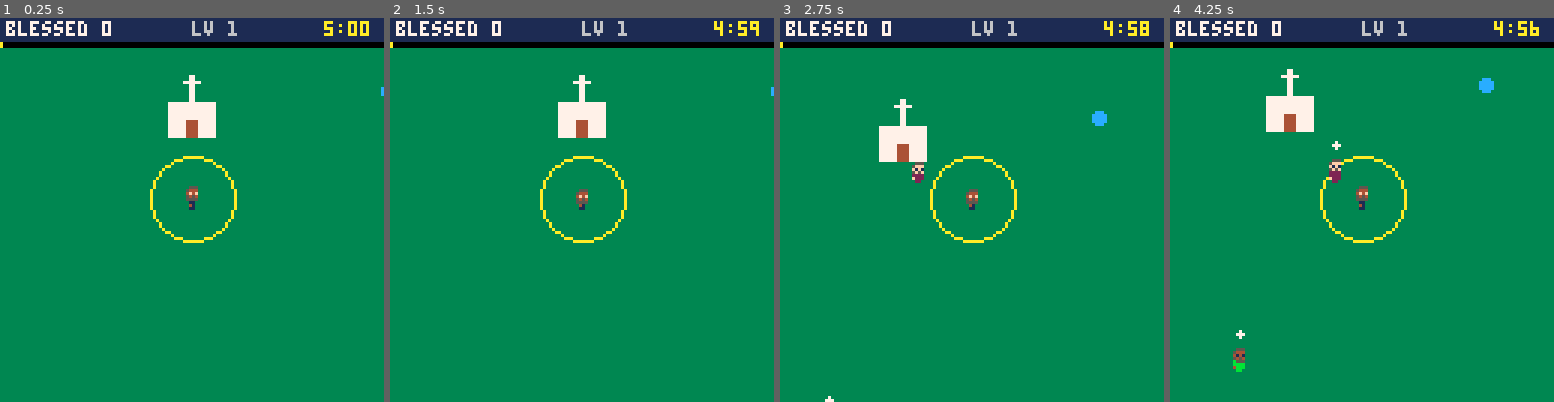
Above: before the commit, frames 1-4 (left to right).
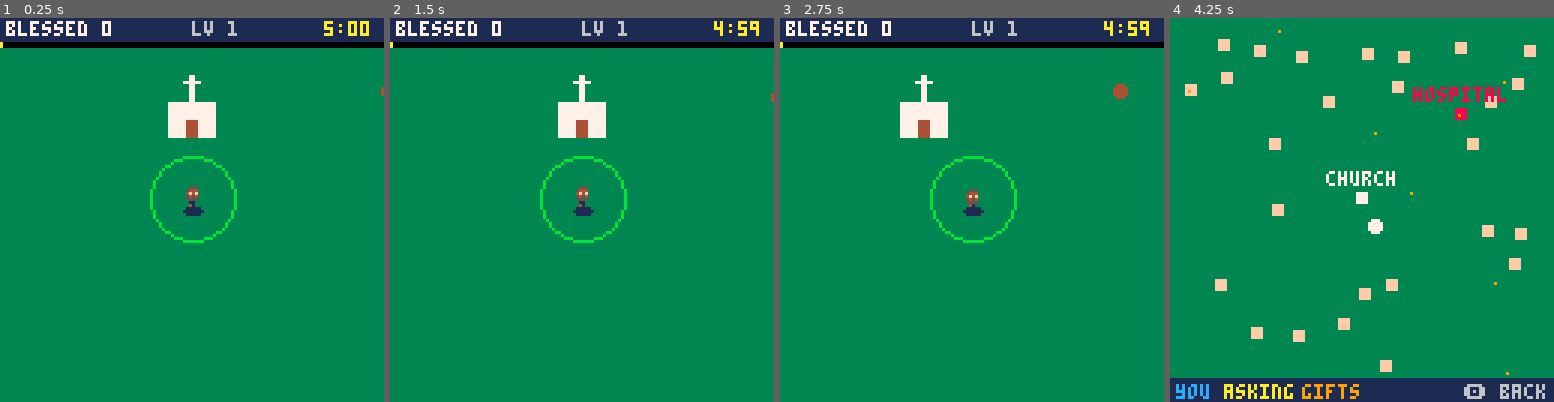
Above: after the commit, the same moments.

Repository: shalone86/sdcourses
Game: PICO-8 cartridge game/blessed.p8
Two runs of this game, one before a commit and one after it. Both use one fixed random seed, a clock stepped at 60 frames per second and the inputs below.
Inputs:
- Up to frame 1 (0.25 s): no input
- Up to frame 2 (1.5 s): tap X (X key) at 0.33, 1.07 s; tap O (Z key) at 0.7 s
- Up to frame 3 (2.75 s): hold Right 1.6-2.1 s; tap O (Z key) at 1.7, 2.1, 2.5 s; tap X (X key) at 1.85 s; hold Up 2.15-2.42 s; hold Right from 2.47 s (still down)
- Up to frame 4 (4.25 s): tap O (Z key) every 0.4 s from 2.9 to 4.1 s; tap X (X key) at 2.97, 4.08 s; release Right at 3.03 s; hold Left 3.08-3.58 s; hold Down 3.63-3.97 s; hold Right from 4.02 s (still down)

The runs differ from the first frame. In frame 1, 0.6% of the frame differs, in the area x 39-100%, y 17-59%; in frame 2, 0.7%; in frame 3, 3.1%; in frame 4, 20%, in the area x 0-100%, y 0-100%.

Commit message:
Blessed!: kinds of people, missed costs time, deacons at church, town map, helpers stay on screen
Walkers come to you; others wait at home (a house blessing takes several),
walk to the church (more with a bigger church; it can't bless by itself),
or wait at the hospital once you're chaplain. Each one missed takes 5 s
off the day. Deacons bless churchgoers at the church. The bishop's
priests bless or pick up grace one at a time and stay on screen;
hospital priests (bishop + chaplain) stay at the hospital. Water
splashes with each blessing. Z opens a map of the town; arrows at the
screen edge point to who waits off screen.

Co-Authored-By: Claude Opus 5.5 <noreply@anthropic.com>
Claude-Session: https://claude.ai/code/session_014A5HNbCtgPJAi8nNk3cpQw

Diff:
--- a/game/blessed.p8
+++ b/game/blessed.p8
@@ -4,7 +4,8 @@
 -- blessed! a priest survivors game
 -- arrows walk. you bless anyone
 -- near you on your own.
--- level up / gift box: left/right
+-- z (the o button): town map.
+-- level up / gift box: arrows
 -- choose, x or z take it.
 
 -- sprite slots: game/sprites.json
@@ -23,6 +24,10 @@
 
 world=512   -- town size in pixels
 day_len=300 -- seconds in a day
+miss_cost=5 -- seconds lost for
+            -- each person missed
+church_x,church_y=248,232
+hosp_x,hosp_y=380,120
 
 -- @parts (npm run pico8 writes this from game/sprites.json)
 parts={[1]="clothes",[4]="skin",[5]="hair",[15]="eyes"}
@@ -46,9 +51,9 @@
  make_town()
  p={x=256,y=272,spd=1,r=14,cd=0,
   rate=45,fl=false,fast=0,mag=14}
- people={} fx={} helpers={}
- graces={} items={}
- deacons=0 church=0
+ people={} fx={} drops={}
+ helpers={} graces={} items={}
+ deacons=0 church=0 dcd=0
  chap=false bishop=false
  lv={} -- level of each upgrade
  score=0 xp=0 need=3 lvl=1
@@ -58,7 +63,8 @@
 end
 
 -- upgrades: name, what it does,
--- most times you can take it
+-- most times you can take it,
+-- and (ok) when it can show up
 ups={
  {n="holy water",d="bless farther",max=5,
   f=function() p.r+=5 end},
@@ -68,29 +74,37 @@
   f=function() p.spd+=0.4 end},
  {n="guardian angel",d="grace flies to you",max=4,
   f=function() p.mag+=10 end},
- {n="a deacon",d="blesses beside you",max=4,
+ {n="fix the church",d="more come to mass",max=5,
+  f=function() church+=1 end},
+ {n="a deacon",d="blesses at the church",max=4,
   f=function() deacons+=1 end},
- {n="bishop",d="a priest blesses for you",max=5,
-  f=function() bishop=true add(helpers,{x=p.x,y=p.y,cd=0}) end},
- {n="fix the church",d="the church blesses too",max=5,
-  f=function() church+=1 end},
- {n="chaplain",d="the hospital is blessed",max=1,
+ {n="chaplain",d="the sick ask for you",max=1,
   f=function() chap=true end},
+ {n="bishop",d="a priest helps you",max=5,
+  f=function() bishop=true add_helper(false) end},
+ {n="hospital priest",d="blesses the sick",max=3,
+  ok=function() return bishop and chap end,
+  f=function() add_helper(true) end},
 }
+
+function add_helper(hosp)
+ add(helpers,{x=p.x,y=p.y,cd=0,hosp=hosp,
+  ox=rnd(24)-12,oy=rnd(16)-8})
+end
 
 -->8
 -- the town
 
 function make_town()
  bldg={}
- add(bldg,{x=248,y=232,s=s_church,k="church"})
- add(bldg,{x=380,y=120,s=s_hosp,k="hosp"})
+ add(bldg,{x=church_x,y=church_y,s=s_church,k="church"})
+ add(bldg,{x=hosp_x,y=hosp_y,s=s_hosp,k="hosp"})
  -- doors she paints in the map
  -- editor (sprite flag 1) send
  -- people out too
  for my=0,63 do for mx=0,63 do
   if fget(mget(mx,my),1) then
-   add(bldg,{x=mx*8,y=my*8,k="door"})
+   add(bldg,{x=mx*8-4,y=my*8-10,k="door"})
   end
  end end
  for i=1,40 do
@@ -108,7 +122,7 @@
 function free(x,y)
  if abs(x-256)<40 and abs(y-260)<40 then return false end
  for b in all(bldg) do
-  if abs(b.x-x)<28 and abs(b.y-y)<28 then return false end
+  if abs(b.x-x)<32 and abs(b.y-y)<32 then return false end
  end
  return true
 end
@@ -135,7 +149,7 @@
 end
 
 -->8
--- people, blessings, things
+-- people
 
 function new_look()
  local sk,l=rnd(skins),{}
@@ -147,7 +161,19 @@
  return l
 end
 
-function spawn(big)
+-- kinds: walk (comes to you),
+-- home (waits at home), church
+-- (walks to mass, waits there),
+-- sick (at the hospital)
+function person(x,y,k)
+ local q={x=x,y=y,k=k,s=rnd(s_people),
+  look=new_look(),need=1,hit=0,
+  wait=900+rnd(300),spd=.2+rnd(.2)}
+ add(people,q)
+ return q
+end
+
+function spawn_walker(big)
  -- out of a house near you,
  -- or from off the screen
  local x,y
@@ -164,34 +190,82 @@
   local a=rnd(1)
   x,y=p.x+cos(a)*90,p.y+sin(a)*90
  end
- local q={x=x,y=y,s=rnd(s_people),
-  look=new_look(),need=1,hit=0,
-  wait=900+rnd(300),spd=.2+rnd(.2)}
+ local q=person(x,y,"walk")
  if big then
   q.big=true q.need=10+lvl\2
   q.spd=.15 q.wait=3600
  end
- add(people,q)
-end
-
-function bless(x,y,r)
+end
+
+-- a house blessing takes more:
+-- stay near until the number is 0
+function spawn_home()
+ local b=rnd(bldg)
+ if b.k!="house" or b.who then return end
+ local q=person(b.x+8,b.y+18,"home")
+ q.need=3+lvl\4 q.wait=1500+rnd(450)
+ q.b=b b.who=q
+end
+
+function spawn_church()
+ local b=rnd(bldg)
+ local q=person(b.x+8,b.y+18,"church")
+ q.tx=church_x-8+rnd(32)
+ q.ty=church_y+19+rnd(12)
+end
+
+function spawn_sick()
+ local q=person(hosp_x-6+rnd(28),hosp_y+19+rnd(8),"sick")
+ q.wait=1200+rnd(300)
+end
+
+-- one blessing for one person
+function hit(q)
+ q.need-=1 q.hit=4
+ if q.need>0 then return end
+ del(people,q) score+=1
+ if q.b then q.b.who=nil end
+ local v=1
+ if q.big then v=10 elseif q.k=="home" then v=3 end
+ add(graces,{x=q.x,y=q.y-4,v=v})
+ if q.big then add(items,{x=q.x,y=q.y,k="chest"}) end
+ add(fx,{x=q.x,y=q.y-12,t=20,s="\143",c=10})
+ sfx(0)
+end
+
+-- everyone in reach (only kind k,
+-- if given)
+function bless(x,y,r,k)
  for q in all(people) do
-  if near(q.x,q.y-4,x,y,r) then
-   q.need-=1 q.hit=4
-   if q.need<=0 then
-    del(people,q) score+=1
-    add(graces,{x=q.x,y=q.y-4,v=q.big and 10 or 1})
-    if q.big then add(items,{x=q.x,y=q.y,k="chest"}) end
-    add(fx,{x=q.x,y=q.y,t=20})
-    sfx(0)
-   end
-  end
- end
-end
+  if (not k or q.k==k) and near(q.x,q.y-4,x,y,r) then
+   hit(q)
+  end
+ end
+end
+
+-- waited too long: the day gets
+-- shorter
+function miss(q)
+ del(people,q) missed+=1
+ if q.b then q.b.who=nil end
+ t+=miss_cost*30
+ add(fx,{x=q.x,y=q.y-12,t=30,s="-"..miss_cost.."s",c=8})
+ sfx(4)
+end
+
+function splash(x,y,r)
+ for i=1,10 do
+  local a=rnd(1)
+  add(drops,{x=x,y=y,dx=cos(a)*r/8,dy=sin(a)*r/8,t=8})
+ end
+end
+
+-->8
+-- gifts and upgrades
 
 function drop_item(x,y)
  add(items,{x=mid(16,x,world-16),y=mid(16,y,world-16),
-  k=rnd({"rosary","bucket","coffee"})})
+  k=rnd({"rosary","bucket","coffee","coffee"})})
 end
 
 function use(k)
@@ -205,6 +279,7 @@
   for q in all(people) do
    if not q.big then q.need=1 end
   end
+  splash(p.x,p.y-4,70)
   bless(p.x,p.y,90)
   say("holy water for everyone!")
  elseif k=="coffee" then
@@ -217,7 +292,10 @@
 function offer(title)
  local pool={}
  for u in all(ups) do
-  if (lv[u.n] or 0)<u.max then add(pool,u) end
+  if (lv[u.n] or 0)<u.max
+   and (not u.ok or u.ok()) then
+   add(pool,u)
+  end
  end
  choices={}
  for i=1,min(3,#pool) do
@@ -241,6 +319,10 @@
 function _update()
  if state=="over" then
   if btnp(4) or btnp(5) then _init() end
+  return
+ end
+ if state=="map" then
+  if btnp(4) or btnp(5) then state="play" end
   return
  end
  if state=="pick" then
@@ -253,6 +335,7 @@
   end
   return
  end
+ if btnp(4) then state="map" return end
 
  t+=1
  if t>=day_len*30 then
@@ -273,53 +356,58 @@
  if not solid(p.x+dx*sp,p.y) then p.x+=dx*sp end
  if not solid(p.x,p.y+dy*sp) then p.y+=dy*sp end
 
- -- more and more people ask
- if t%max(6,30-church*3-t\900)==0 then spawn() end
- -- every minute, a sad neighbor
- -- who needs lots of blessings
+ -- who asks, and how often
+ if t%max(10,40-t\900)==0 then spawn_walker() end
+ if t%240==0 then spawn_home() end
+ if t%max(30,150-church*24)==0 then spawn_church() end
+ if chap and t%180==0 then spawn_sick() end
  if t%1800==900 then
-  spawn(true) say("a sad neighbor needs you!")
- end
- -- now and then, a gift lands
+  spawn_walker(true) say("a sad neighbor needs you!")
+ end
  if t%450==0 then
   drop_item(p.x+rnd(160)-80,p.y+rnd(160)-80)
  end
 
- -- they come to you
+ -- walkers come to you, churchgoers
+ -- go to mass; the rest stay put
  for q in all(people) do
-  local a=atan2(p.x-q.x,p.y-q.y)
-  if not near(q.x,q.y,p.x,p.y,6) then
-   q.x+=cos(a)*q.spd q.y+=sin(a)*q.spd
-  end
-  q.fl=cos(a)<0
-  q.wait-=1
-  if q.wait<=0 then del(people,q) missed+=1 end
+  local tx,ty=p.x,p.y
+  if q.k=="church" then tx,ty=q.tx,q.ty end
+  if q.k=="walk" or q.k=="church" then
+   if not near(q.x,q.y,tx,ty,6) then
+    local a=atan2(tx-q.x,ty-q.y)
+    q.x+=cos(a)*q.spd q.y+=sin(a)*q.spd
+    q.fl=cos(a)<0
+   elseif q.k=="church" then
+    q.there=true
+   end
+  end
+  -- churchgoers start waiting
+  -- once they're at church
+  if q.k!="church" or q.there then q.wait-=1 end
+  if q.wait<=0 then miss(q) end
  end
 
  -- you bless on your own
  p.cd-=1
  if p.cd<=0 then
   p.cd=p.rate
+  splash(p.x,p.y-4,p.r)
   bless(p.x,p.y-4,p.r)
-  for i=1,deacons do
-   local a=t/90+i/deacons
-   bless(p.x+cos(a)*18,p.y-4+sin(a)*18,9)
-  end
-  if church>0 then bless(256,248,16+church*8) end
-  if chap then bless(388,128,36) end
- end
-
- -- your priests go to whoever
- -- has waited longest
- for h in all(helpers) do
-  local q=people[1]
-  if q then
-   local a=atan2(q.x-h.x,q.y-h.y)
-   h.x+=cos(a)*0.8 h.y+=sin(a)*0.8
-  end
-  h.cd-=1
-  if h.cd<=0 then h.cd=40 bless(h.x,h.y-4,10) end
- end
+ end
+
+ -- deacons bless at the church
+ -- (more deacons: faster)
+ if deacons>0 then
+  dcd-=1
+  if dcd<=0 then
+   dcd=max(15,70-deacons*14)
+   splash(church_x+8,church_y+22,22)
+   bless(church_x+8,church_y+22,24,"church")
+  end
+ end
+
+ for h in all(helpers) do helper(h) end
 
  -- grace: walk near it to pick it up
  for g in all(graces) do
@@ -342,8 +430,56 @@
  for f in all(fx) do
   f.t-=1 if f.t<=0 then del(fx,f) end
  end
+ for d in all(drops) do
+  d.x+=d.dx d.y+=d.dy d.t-=1
+  if d.t<=0 then del(drops,d) end
+ end
  msg_t=max(0,msg_t-1)
  if xp>=need and state=="play" then levelup() end
+end
+
+-- the bishop's priests: one person
+-- or one grace at a time. town
+-- priests stay on your screen;
+-- hospital priests stay there.
+function helper(h)
+ local cx,cy,range=p.x,p.y,60
+ if h.hosp then cx,cy,range=hosp_x+8,hosp_y+22,30 end
+ local tg,best=nil,999
+ for q in all(people) do
+  if (not h.hosp or q.k=="sick")
+   and abs(q.x-cx)<range and abs(q.y-cy)<range then
+   local d=abs(q.x-h.x)+abs(q.y-h.y)
+   if d<best then tg,best=q,d end
+  end
+ end
+ if not h.hosp then
+  for g in all(graces) do
+   local d=abs(g.x-h.x)+abs(g.y-h.y)
+   if abs(g.x-p.x)<60 and abs(g.y-p.y)<60 and d<best then
+    tg,best=g,d
+   end
+  end
+ end
+ local tx,ty=cx+h.ox,cy+h.oy
+ if tg then tx,ty=tg.x,tg.y end
+ if not near(h.x,h.y,tx,ty,4) then
+  -- left behind? hurry back
+  local sp=1
+  if not h.hosp and not near(h.x,h.y,p.x,p.y,64) then sp=3 end
+  local a=atan2(tx-h.x,ty-h.y)
+  h.x+=cos(a)*sp h.y+=sin(a)*sp
+  h.fl=cos(a)<0
+ end
+ h.cd-=1
+ if tg and h.cd<=0 and near(h.x,h.y,tg.x,tg.y,7) then
+  h.cd=30
+  if tg.v then
+   del(graces,tg) xp+=tg.v sfx(1)
+  else
+   splash(h.x,h.y-4,6) hit(tg)
+  end
+ end
 end
 
 -->8
@@ -406,15 +542,45 @@
   sprite(q.s,q.x,q.y,q.fl,12)
  end
  pal()
- -- "+" asks for a blessing; a sad
- -- neighbor shows how many more
- if q.wait>120 or t%8<4 then
-  if q.big then print(q.need,q.x-3,q.y-23,12)
-  else print("+",q.x-1,q.y-15,7) end
- end
+ -- "+" asks for a blessing; a number
+ -- is how many more it needs
+ if q.wait>150 or t%8<4 then
+  local y=q.y-15
+  if q.big then y=q.y-23 end
+  if q.need>1 then print(q.need,q.x-3,y,12)
+  else print("+",q.x-1,y,7) end
+ end
+end
+
+function draw_map()
+ -- the whole town at 1/4 size
+ cls(3)
+ for b in all(bldg) do
+  if b.s then
+   local c=15
+   if b.k=="church" then c=7
+   elseif b.k=="hosp" then c=8 end
+   rectfill(b.x/4,b.y/4,b.x/4+3,b.y/4+3,c)
+  end
+ end
+ for it in all(items) do pset(it.x/4,it.y/4,9) end
+ for q in all(people) do
+  if q.k!="walk" then
+   pset(q.x/4,q.y/4,t%10<5 and 10 or 7)
+  end
+ end
+ print("church",church_x/4-10,church_y/4-7,7)
+ print("hospital",hosp_x/4-14,hosp_y/4-7,8)
+ circfill(p.x/4,p.y/4,2,t%10<5 and 12 or 7)
+ rectfill(0,120,127,127,1)
+ print("you",2,122,12)
+ print("asking",18,122,10)
+ print("gifts",44,122,9)
+ print("\142 back",98,122,6)
 end
 
 function _draw()
+ if state=="map" then draw_map() return end
  cls(3)
  camera(p.x-64,p.y-64)
  map(0,0,0,0,64,64)
@@ -425,9 +591,7 @@
    else shape(b) end
   end
  end
- if church>0 then circ(256,248,16+church*8,7) end
- if chap then circ(388,128,36,8) end
- circ(p.x,p.y-4,p.r,10)
+ circ(p.x,p.y-4,p.r,11)
 
  for it in all(items) do
   local s,c=s_chest,9
@@ -439,28 +603,43 @@
  for g in all(graces) do thing(s_grace,g.x,g.y,10) end
  for q in all(people) do draw_person(q) end
  for i=1,deacons do
-  local a=t/90+i/deacons
-  sprite(s_deacon,p.x+cos(a)*18,p.y+sin(a)*18,false,9)
+  sprite(s_deacon,church_x-6+i*6,church_y+22,false,9)
  end
  for h in all(helpers) do
-  sprite(s_helper,h.x,h.y,false,13)
- end
+  sprite(s_helper,h.x,h.y,h.fl,13)
+ end
+ ovalfill(p.x-3,p.y-1,p.x+3,p.y+1,1)
  if (lv["a car"] or 0)>0 and drawn(s_car) then
   spr(s_car,p.x-4,p.y-6,1,1,p.fl)
  end
  local me=s_priest
  if bishop and drawn(s_bishop) then me=s_bishop end
  sprite(me,p.x,p.y,p.fl,0)
+ for d in all(drops) do
+  pset(d.x,d.y,d.t%2==0 and 12 or 7)
+ end
  for f in all(fx) do
-  print("\143",f.x-3,f.y-12-(20-f.t)/2,10)
+  print(f.s,f.x-#f.s*2,f.y-(30-f.t)/2,f.c)
  end
  camera()
+
+ -- off the screen: who's waiting
+ -- at home or at the hospital
+ for q in all(people) do
+  if q.k=="home" or q.k=="sick" then
+   local sx,sy=q.x-p.x+64,q.y-p.y+60
+   if sx<0 or sx>127 or sy<10 or sy>127 then
+    circfill(mid(2,sx,125),mid(13,sy,125),1,
+     q.k=="sick" and 8 or 10)
+   end
+  end
+ end
 
  -- top bar
  rectfill(0,0,127,7,1)
  print("blessed "..score,2,1,7)
  print("lv "..lvl,64,1,6)
- local left=day_len-t\30
+ local left=max(0,day_len-t\30)
  print(left\60 ..":"..sub("0"..left%60,-2),108,1,10)
  rectfill(0,8,127,9,0)
  rectfill(0,8,127*min(1,xp/need),9,10)
@@ -479,7 +658,7 @@
    print("lv "..((lv[u.n] or 0)+1),96,y,9)
    print(u.d,16,y+6,6)
   end
-  print("\139\145 choose  \142 take",28,93,6)
+  print("\148\131 choose  \142 take",28,93,6)
  end
  if state=="over" then
   rectfill(16,36,111,92,1) rect(16,36,111,92,10)
